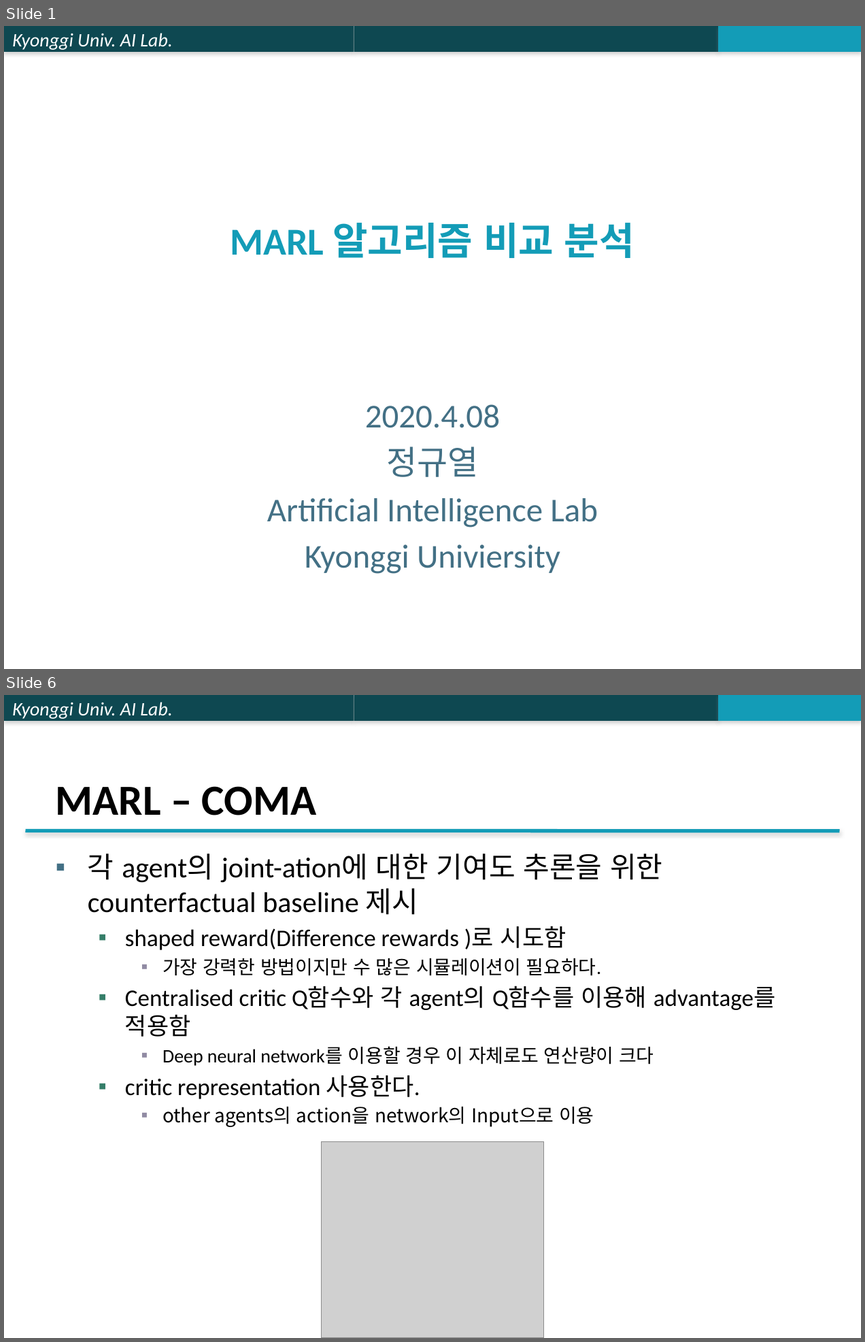
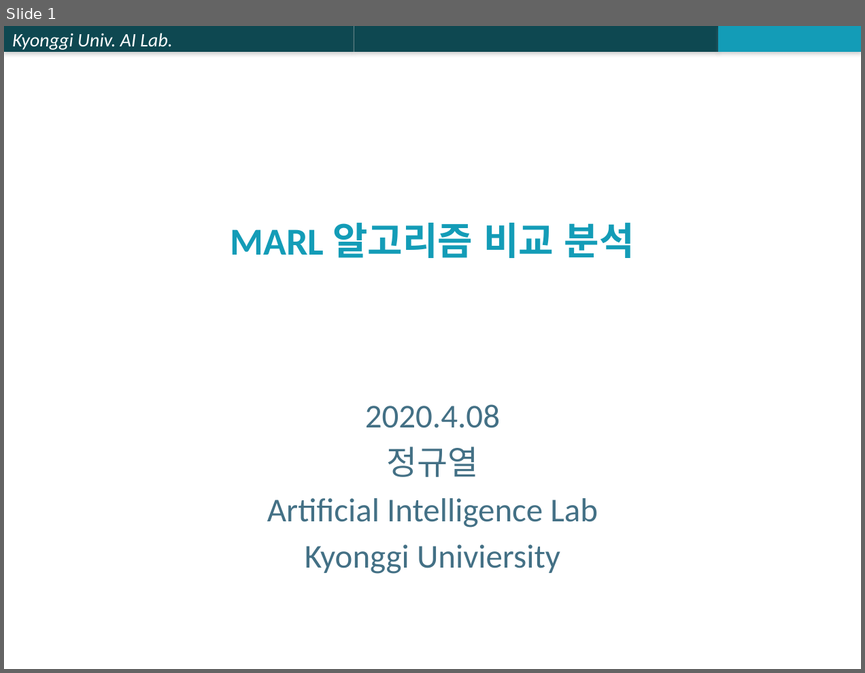
Before and after one commit to jk96491/PapersSeminar, a slide deck: Multi_Agent/ETC/PPTX/MARL 알고리즘 비교 분석.pptx. Shown one above the other, each under a label of ours: slides 1 and 6 before the commit, slide 1 after it; the slides between them are not shown. The pictures are 865x1342 and 865x673 pixels, drawn with LibreOffice and Linux fonts; fonts in the diff are those of the drawing; grey boxes stand for pictures. Boxes give left, top, right and bottom in pixels: in the first picture for what was removed or moved away, otherwise in the second. Text is boxed around its words. In the diff, an @@ line names an element or a change of style, - is before the commit and + after.

```diff
--- a/Multi_Agent/ETC/PPTX/MARL 알고리즘 비교 분석.pptx
+++ b/Multi_Agent/ETC/PPTX/MARL 알고리즘 비교 분석.pptx
@@ slide 6 removed at bbox=[4, 695, 861, 1338], background #FFFFFF; not listed: 3 template elements that a slide beside it also shows @@
@@ title removed at bbox=[56, 786, 317, 815] @@
-MARL – COMA
@@ line removed from (26, 830) to (839, 831) @@
@@ text removed at bbox=[88, 853, 775, 1127] @@
-▪ 각 agent의 joint-ation에 대한 기여도 추론을 위한 counterfactual baseline 제시
-  ▪ shaped reward(Difference rewards )로 시도함
-    ▪ 가장 강력한 방법이지만 수 많은 시뮬레이션이 필요하다.
-  ▪ Centralised critic Q함수와 각 agent의 Q함수를 이용해 advantage를 적용함
-    ▪ Deep neural network를 이용할 경우 이 자체로도 연산량이 크다
-  ▪ critic representation 사용한다.
-    ▪ other agents의 action을 network의 Input으로 이용
@@ picture removed at bbox=[321, 1141, 544, 1338] @@
```
Also in this commit, not shown: 8 slides changed, 6 slides added, 5 other slides removed.
